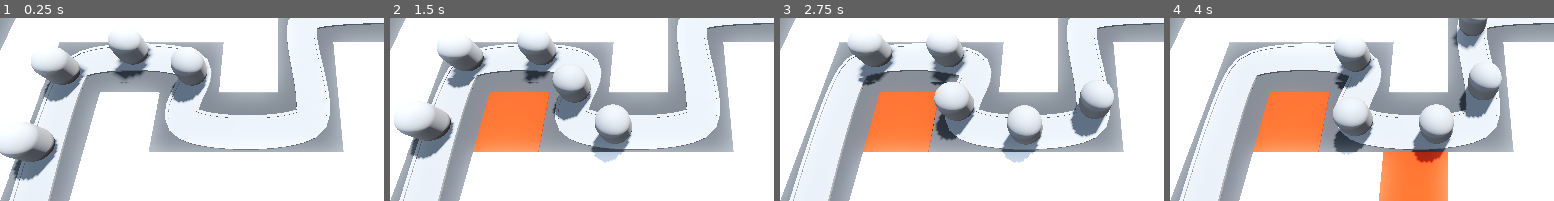
Above: before the commit, frames 1-4 (left to right).
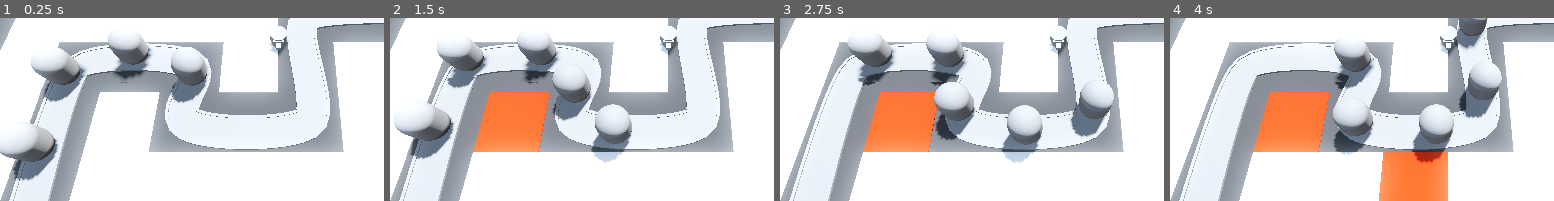
Above: after the commit, the same moments.

Repository: SugarF0x/barblast-3d
Game: Godot game, scene res://BaseLevel.tscn
Same seed, same stepped clock (60 frames per second), same inputs: the game is played once before the commit and once after it.
Inputs (mouse positions are % of the whole screen's width and height, from its top left):
- Up to frame 1 (0.25 s): no input
- Up to frame 2 (1.5 s): move the mouse to (71, 33) at 0.52 s; click (71, 33) at 0.6 s; move the mouse to (27, 45) at 1.27 s; click (27, 45) at 1.35 s
- Up to frame 3 (2.75 s): move the mouse to (58, 12) at 2.02 s; click (58, 12) at 2.1 s
- Up to frame 4 (4 s): move the mouse to (43, 63) at 2.77 s; click (43, 63) at 2.85 s; move the mouse to (79, 57) at 3.52 s; click (79, 57) at 3.6 s
The pictures show only the part of the screen within x 12-62%, y 20-70%; the shares and areas given below are measured in that part.

The runs differ from the first frame. In frame 1, 0.4% of the frame differs, in the area x 70-75%, y 4-22%; in frame 2, 0.4%; in frame 3, 0.4%; in frame 4, 0.4%.

Commit message:
add turret & turret manager

Diff:
--- a/BaseLevel.tscn
+++ b/BaseLevel.tscn
@@ -1,9 +1,11 @@
-[gd_scene load_steps=10 format=3 uid="uid://drh3kj7778ibt"]
+[gd_scene load_steps=12 format=3 uid="uid://drh3kj7778ibt"]
 
 [ext_resource type="PackedScene" uid="uid://b30dvd4ye2sv3" path="res://RayPickerCamera/ray_picker_camera.tscn" id="1_33bfw"]
 [ext_resource type="MeshLibrary" uid="uid://cesoulgt1yff5" path="res://MeshLibraries/SpaceLibrary.tres" id="1_j15wq"]
 [ext_resource type="PackedScene" uid="uid://butwu35p7bjro" path="res://Enemy/enemy.tscn" id="2_wgbja"]
+[ext_resource type="Script" path="res://TurretManager.gd" id="3_4nxnr"]
 [ext_resource type="PackedScene" uid="uid://bfb4k2ep1dvtl" path="res://Base/base.tscn" id="3_jojtq"]
+[ext_resource type="PackedScene" uid="uid://dlmltvgusbij4" path="res://Turret/turret.tscn" id="4_enpy5"]
 
 [sub_resource type="ProceduralSkyMaterial" id="ProceduralSkyMaterial_mwvmm"]
 sky_horizon_color = Color(0.64625, 0.65575, 0.67075, 1)
@@ -53,6 +55,10 @@
 data = {
 "cells": PackedInt32Array(65531, 65534, 0, 65531, 65535, 0, 65531, 0, 0, 65531, 1, 0, 65531, 2, 0, 65532, 65534, 0, 655 …(348 unchanged characters)…
 }
+
+[node name="TurretManager" type="Node3D" parent="."]
+script = ExtResource("3_4nxnr")
+turret_scene = ExtResource("4_enpy5")
 
 [node name="Path3D" type="Path3D" parent="."]
 curve = SubResource("Curve3D_yvn7s")
--- /dev/null
+++ b/Turret/turret.tscn
@@ -0,0 +1,33 @@
+[gd_scene load_steps=5 format=3 uid="uid://dlmltvgusbij4"]
+
+[sub_resource type="CylinderMesh" id="CylinderMesh_j646k"]
+height = 0.6
+
+[sub_resource type="CylinderMesh" id="CylinderMesh_3gby5"]
+top_radius = 0.6
+bottom_radius = 0.6
+height = 0.6
+
+[sub_resource type="BoxMesh" id="BoxMesh_5o3kg"]
+size = Vector3(0.8, 0.4, 0.4)
+
+[sub_resource type="BoxMesh" id="BoxMesh_gdfwg"]
+size = Vector3(0.4, 0.2, 0.4)
+
+[node name="Turret" type="Node3D"]
+
+[node name="Base" type="MeshInstance3D" parent="."]
+transform = Transform3D(1, 0, 0, 0, 1, 0, 0, 0, 1, 0, 0.3, 0)
+mesh = SubResource("CylinderMesh_j646k")
+
+[node name="Top" type="MeshInstance3D" parent="Base"]
+transform = Transform3D(1, 0, 0, 0, 1, 0, 0, 0, 1, 0, 0.6, 0)
+mesh = SubResource("CylinderMesh_3gby5")
+
+[node name="Visor" type="MeshInstance3D" parent="Base/Top"]
+transform = Transform3D(1, 0, 0, 0, 1, 0, 0, 0, 1, 0, 0, 0.5)
+mesh = SubResource("BoxMesh_5o3kg")
+
+[node name="Barrel" type="MeshInstance3D" parent="Base/Top/Visor"]
+transform = Transform3D(1, 0, 0, 0, 1, 0, 0, 0, 1, 0, 0, 0.4)
+mesh = SubResource("BoxMesh_gdfwg")
--- /dev/null
+++ b/TurretManager.gd
@@ -0,0 +1,9 @@
+extends Node3D
+
+
+@export var turret_scene: PackedScene
+
+
+func _ready() -> void:
+	var turret = turret_scene.instantiate()
+	add_child(turret)
Not shown: 4 places in MeshLibraries/SpaceLibrary.tres that only renumber resources
